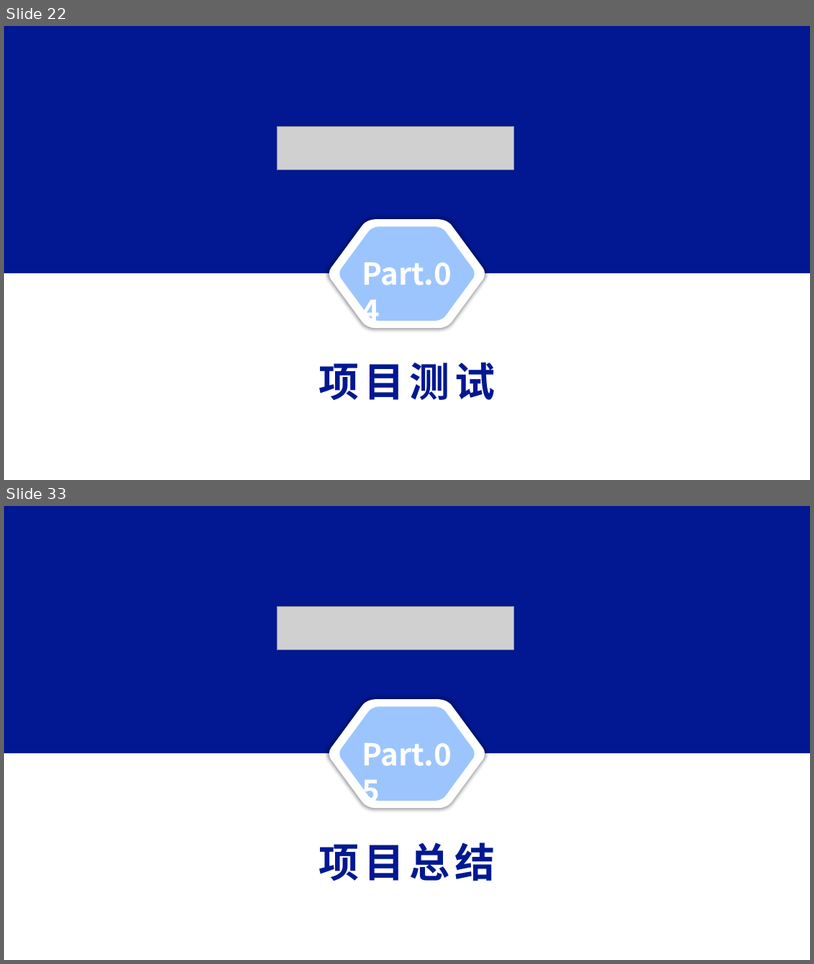
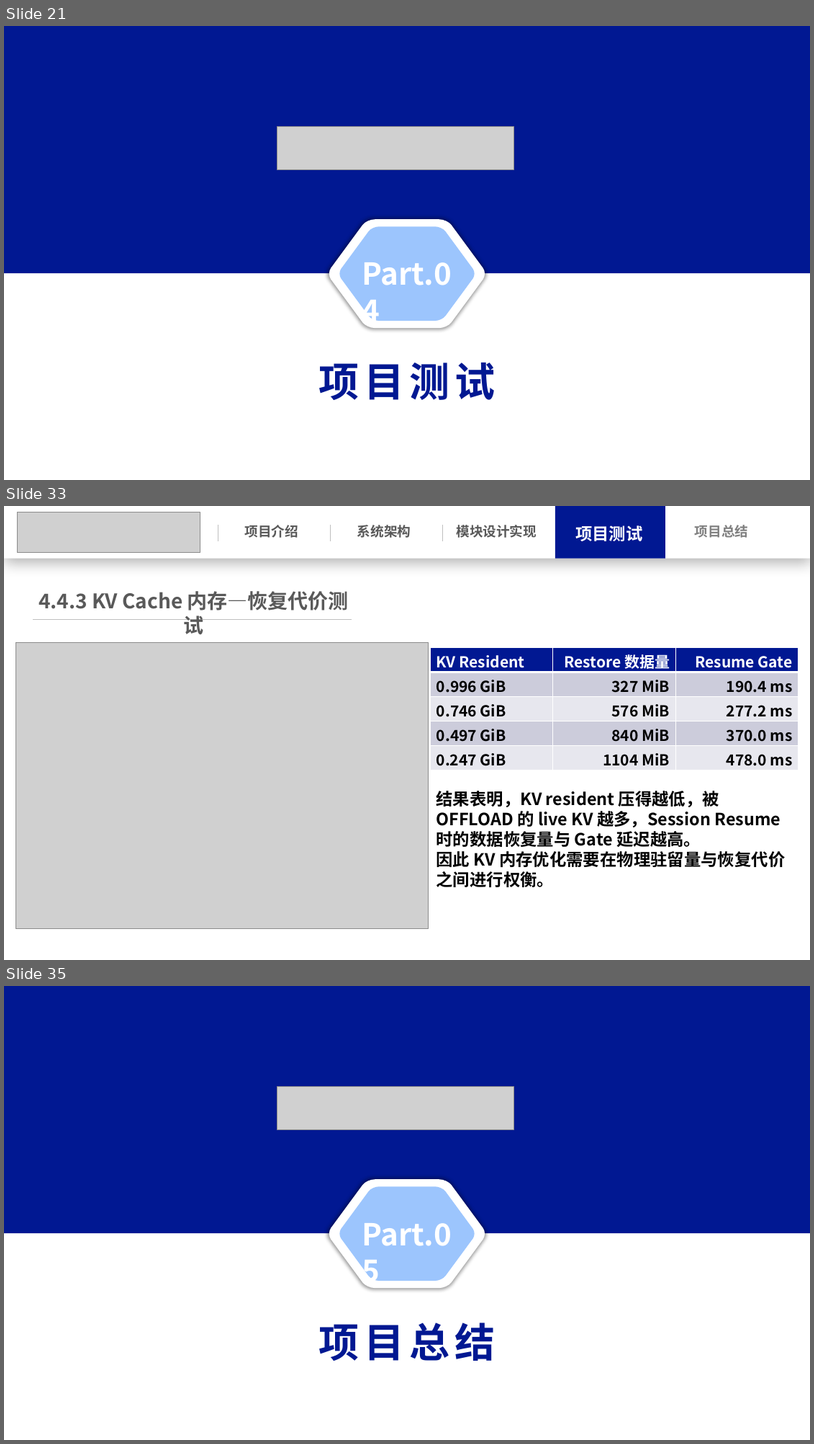
Before and after one commit to Leslie-1341/llama.cpp, a slide deck: docs/操作系统功能赛.pptx. Shown one above the other, each under a label of ours: slides 22 and 33 before the commit, slides 21, 33 and 35 after it; the slides between them are not shown. The pictures are 814x964 and 814x1444 pixels, drawn with LibreOffice and Linux fonts; fonts in the diff are those of the drawing; grey boxes stand for pictures. Boxes give left, top, right and bottom in pixels: in the first picture for what was removed or moved away, otherwise in the second. Text is boxed around its words. In the diff, an @@ line names an element or a change of style, - is before the commit and + after.

```diff
--- a/docs/操作系统功能赛.pptx
+++ b/docs/操作系统功能赛.pptx
@@ slide 33 added at (x1=4, y1=506, x2=810, y2=960), background #FFFFFF @@
@@ rectangle added at (x1=4, y1=506, x2=810, y2=559), fill #FFFFFF @@
@@ picture added at (x1=17, y1=512, x2=200, y2=553) @@
@@ line added from (218, 525) to (218, 541), #BFBFBF 0.5 pt @@
@@ text added at (x1=245, y1=525, x2=298, y2=538), 16 pt, text #595959, bold @@
+项目介绍
@@ line added from (331, 525) to (331, 541), #BFBFBF 0.5 pt @@
@@ text added at (x1=358, y1=525, x2=411, y2=538), 16 pt, text #595959, bold @@
+系统架构
@@ line added from (443, 525) to (443, 541), #BFBFBF 0.5 pt @@
@@ text added at (x1=457, y1=525, x2=538, y2=538), 16 pt, text #595959, bold @@
+模块设计实现
@@ rectangle added at (x1=556, y1=506, x2=666, y2=559), fill #011892 @@
@@ text added at (x1=576, y1=525, x2=643, y2=541), 20 pt, text #FFFFFF, bold @@
+项目测试
@@ text added at (x1=695, y1=525, x2=748, y2=538), 16 pt, text #808080, bold @@
+项目总结
@@ text added at (x1=39, y1=591, x2=349, y2=610), 24 pt, text #595959, bold @@
+4.4.3 KV Cache 内存—恢复代价测试
@@ line added from (32, 619) to (352, 619), #BFBFBF 0.5 pt @@
@@ picture added at (x1=16, y1=642, x2=429, y2=928) @@
@@ table added at (x1=430, y1=647, x2=799, y2=770), 5 rows, 3 columns @@
+KV Resident | Restore 数据量 | Resume Gate
+0.996 GiB | 327 MiB | 190.4 ms
+0.746 GiB | 576 MiB | 277.2 ms
+0.497 GiB | 840 MiB | 370.0 ms
+0.247 GiB | 1104 MiB | 478.0 ms
@@ text added at (x1=437, y1=790, x2=785, y2=887), 20 pt, text #000000, bold @@
+结果表明，KV resident 压得越低，被 OFFLOAD 的 live KV 越多，Session Resume 时的数据恢复量与 Gate 延迟越高。
+因此 KV 内存优化需要在物理驻留量与恢复代价之间进行权衡。
@@ what was slide 22 is now slide 21 @@
@@ what was slide 33 is now slide 35 @@
```
Also in this commit, not shown: 23 slides changed, 6 other slides added, 5 slides removed, 30 other files.
